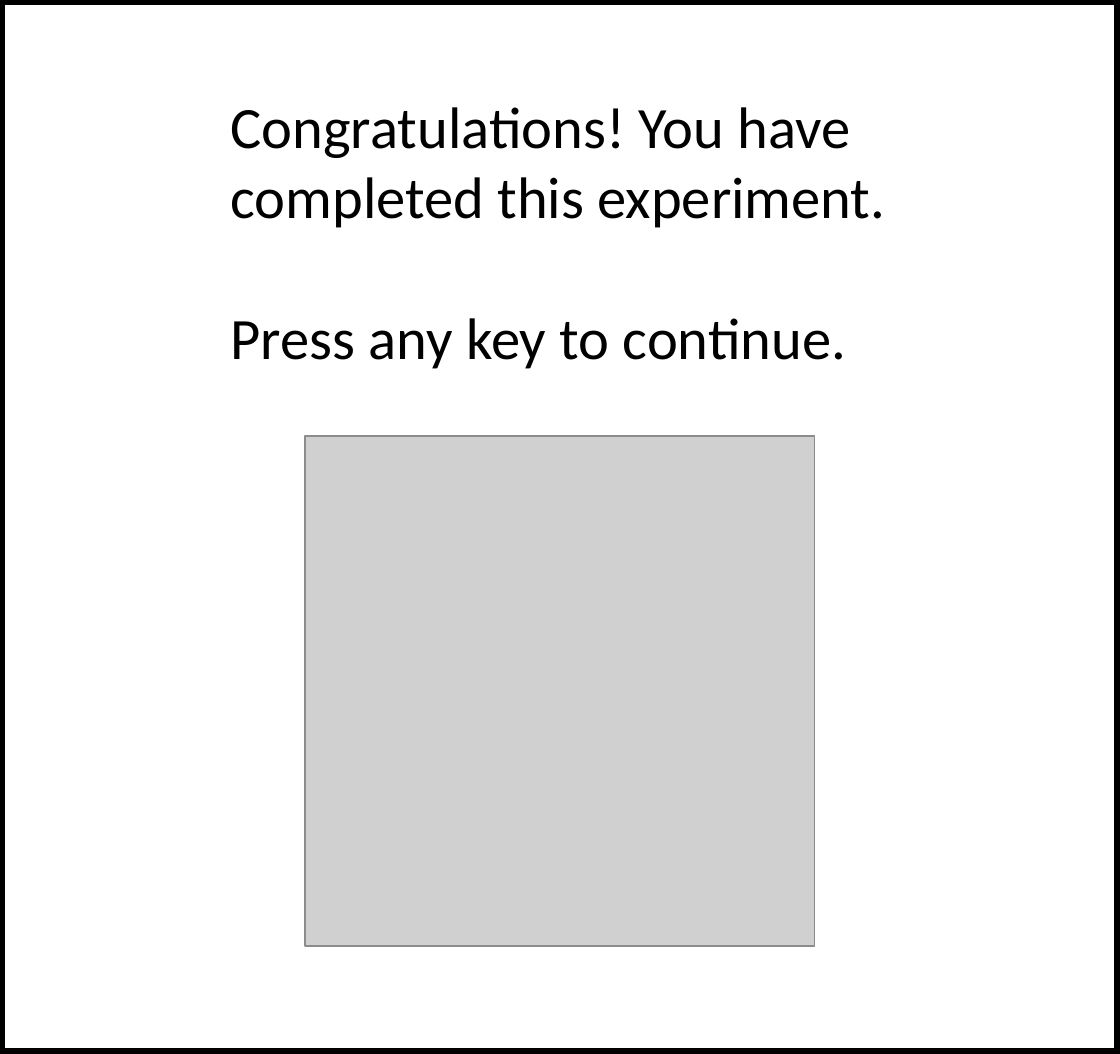
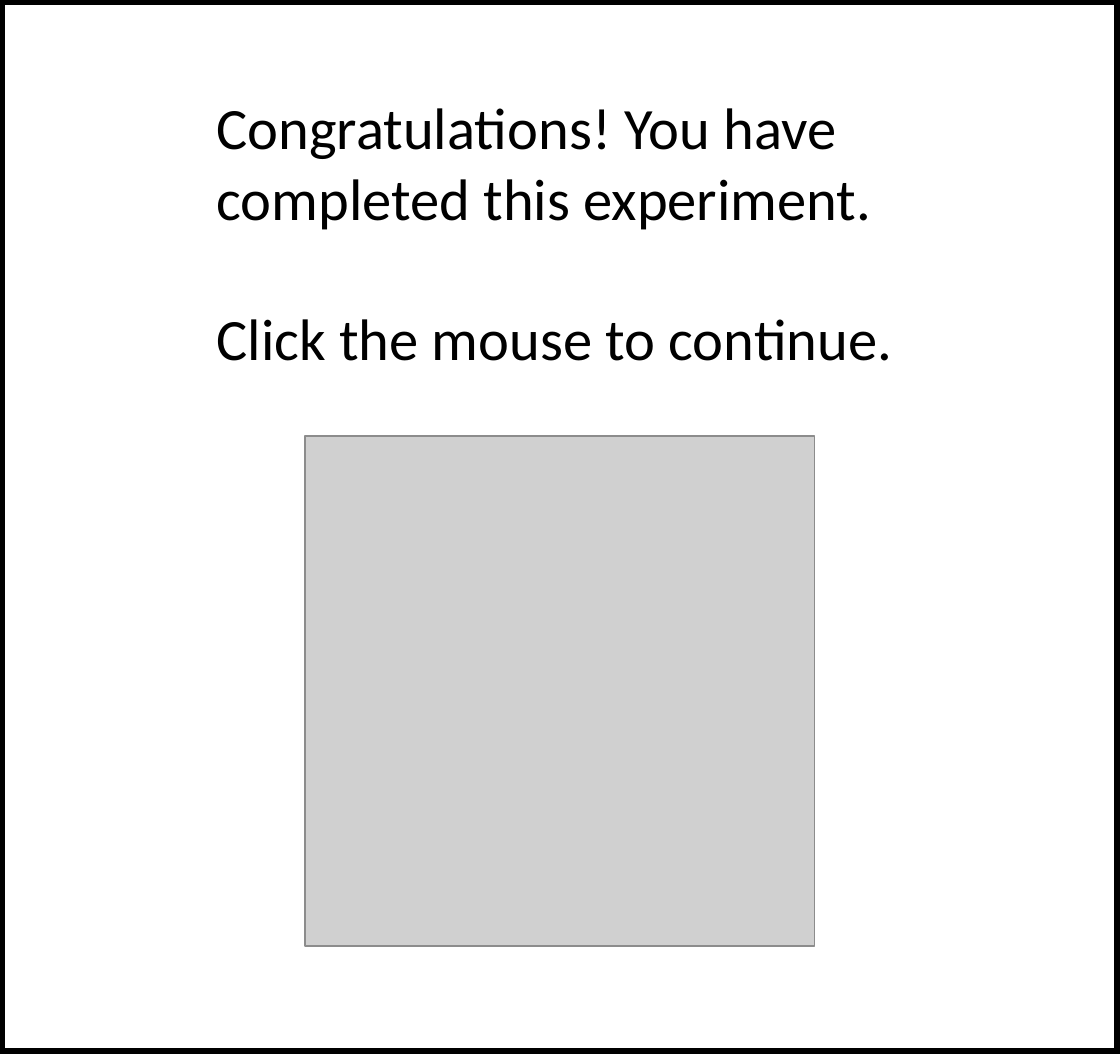
Before and after one commit to The-Lammert-Lab/tinnitus-reconstruction, a slide deck: slide 1 of code/experiment/fixationscreen/ppts/SlideExpEnd.pptx. Drawn at 1120x1054 pixels with LibreOffice and Linux fonts; fonts in the diff are those of the drawing; grey boxes stand for pictures. Boxes give left, top, right and bottom in pixels: in the first picture for what was removed or moved away, otherwise in the second. Text is boxed around its words. In the diff, an @@ line names an element or a change of style, - is before the commit and + after.

Commit message:
Change waitforkeypress to waitforbuttonpress in protocols so that mouse click is valid. Prompt mouse click instead of button in end figure.

```diff
--- a/code/experiment/fixationscreen/ppts/SlideExpEnd.pptx
+++ b/code/experiment/fixationscreen/ppts/SlideExpEnd.pptx
@@ text "Congratulations! You have completed this ...": place and size @@
-text "Congratulations! You have completed this ..." at bbox=[231, 107, 886, 369]
+text "Congratulations! You have completed this ..." at bbox=[216, 108, 892, 361]
@@ text at bbox=[216, 319, 892, 361]: text changed @@
-Press any key to continue.
+Click the mouse to continue.
```
Also in this commit, not shown: 5 other files.
